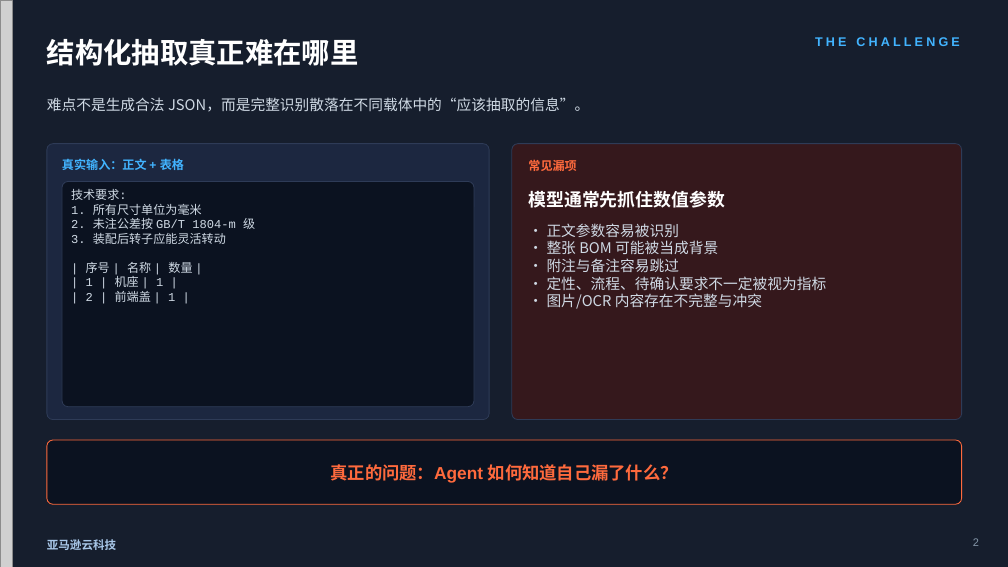
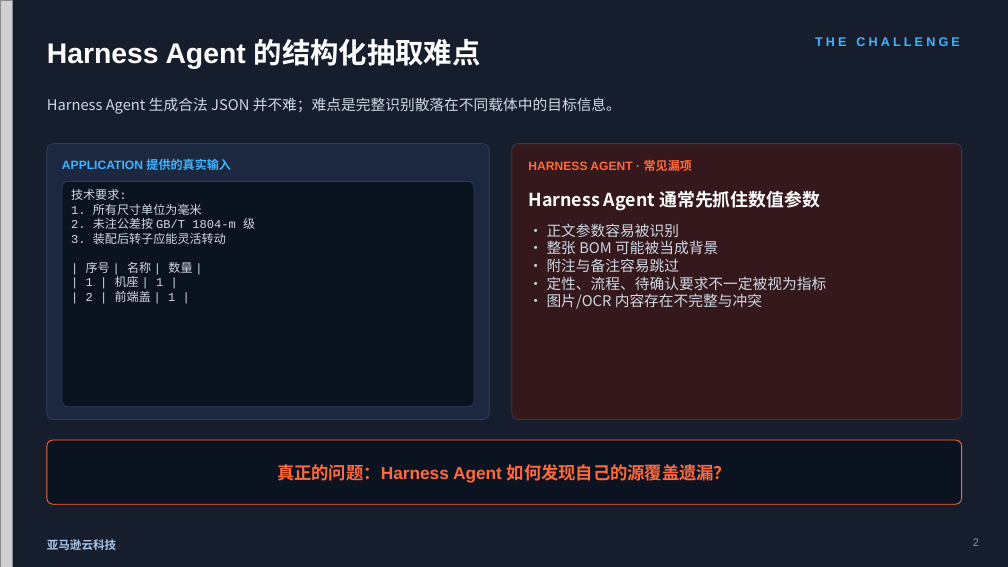
Before and after one commit to dashjim/agentcore-memory-loop, a slide deck: slide 2 of docs/记忆能让Agent越跑越好吗-V3.pptx. Drawn at 1008x567 pixels with LibreOffice and Linux fonts; fonts in the diff are those of the drawing; grey boxes stand for pictures. Boxes give left, top, right and bottom in pixels: in the first picture for what was removed or moved away, otherwise in the second. Text is boxed around its words. In the diff, an @@ line names an element or a change of style, - is before the commit and + after.

```diff
--- a/docs/记忆能让Agent越跑越好吗-V3.pptx
+++ b/docs/记忆能让Agent越跑越好吗-V3.pptx
@@ text at (x1=47, y1=39, x2=481, y2=69): text changed @@
-结构化抽取真正难在哪里
+Harness Agent 的结构化抽取难点
@@ text at (x1=47, y1=97, x2=621, y2=114): text changed @@
-难点不是生成合法 JSON，而是完整识别散落在不同载体中的“应该抽取的信息”。
+Harness Agent 生成合法 JSON 并不难；难点是完整识别散落在不同载体中的目标信息。
@@ text at (x1=62, y1=159, x2=231, y2=170): text changed @@
-真实输入：正文 + 表格
+APPLICATION 提供的真实输入
@@ text at (x1=528, y1=160, x2=692, y2=171): text changed @@
-常见漏项
+HARNESS AGENT · 常见漏项
@@ text at (x1=528, y1=190, x2=820, y2=211): text changed @@
-模型通常先抓住数值参数
+Harness Agent 通常先抓住数值参数
@@ text at (x1=277, y1=464, x2=731, y2=482): text changed @@
-真正的问题：Agent 如何知道自己漏了什么？
+真正的问题：Harness Agent 如何发现自己的源覆盖遗漏？
```
Also in this commit, not shown: 15 other slides changed, 1 slide added, 1 slide removed, 2 other files.
